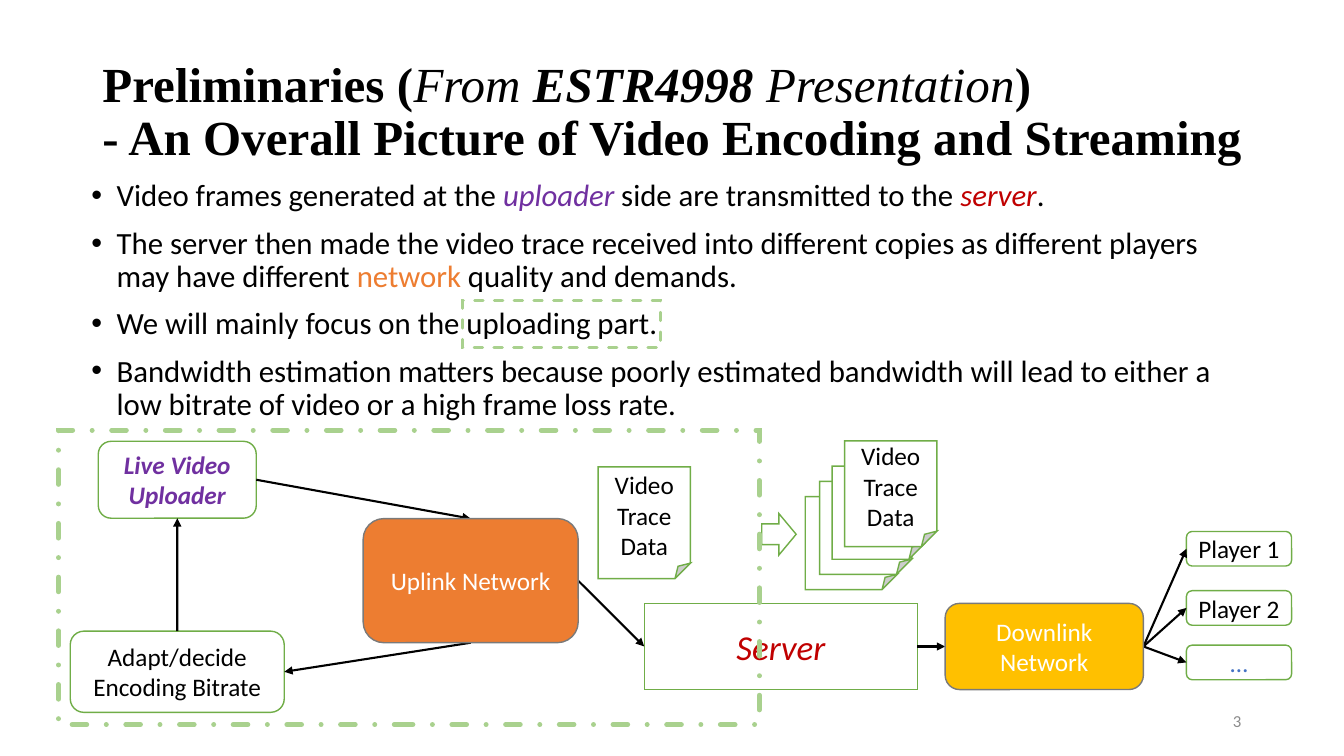
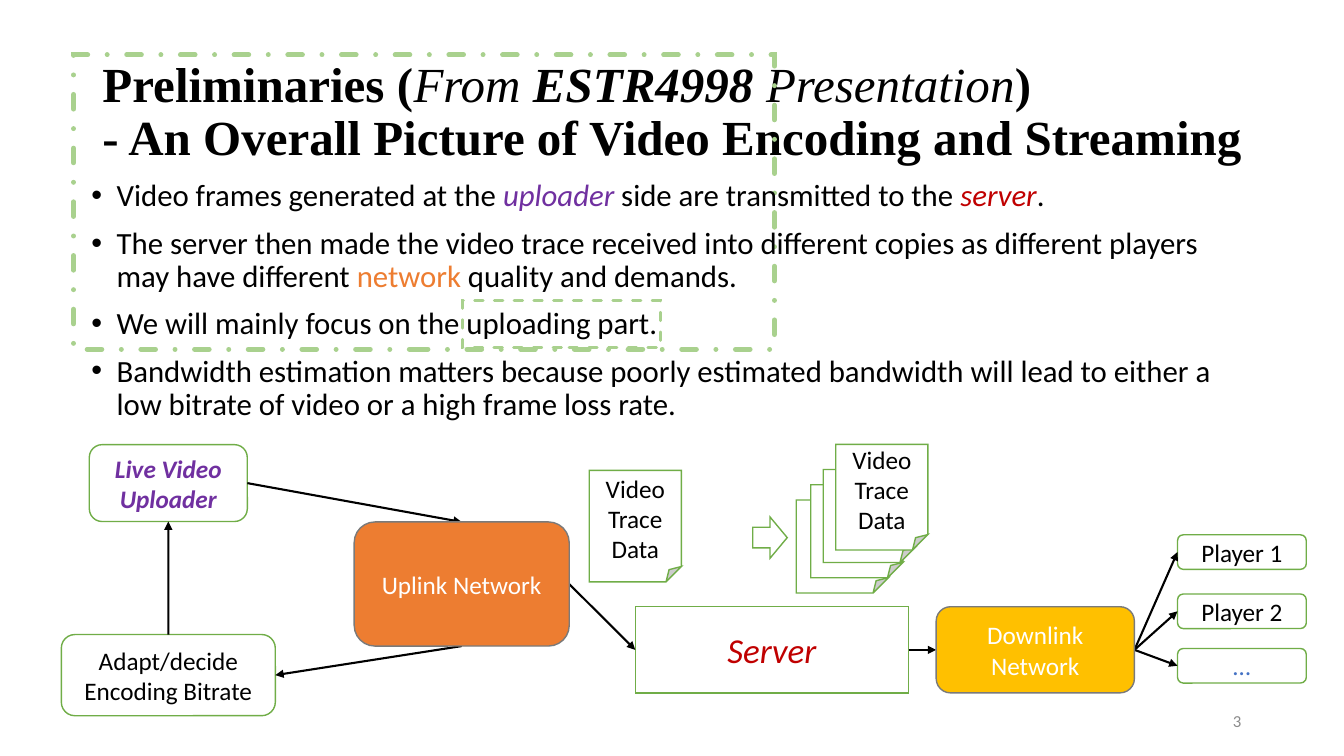
Before and after one commit to williamzheng0711/online-cdf-streaming, a slide deck: slide 3 of ESTR4999_Notes/ESTR4999_Presentation.pptx. Drawn at 1344x756 pixels with LibreOffice and Linux fonts; fonts in the diff are those of the drawing. Boxes give left, top, right and bottom in pixels: in the first picture for what was removed or moved away, otherwise in the second. Text is boxed around its words. In the diff, an @@ line names an element or a change of style, - is before the commit and + after.

```diff
--- a/ESTR4999_Notes/ESTR4999_Presentation.pptx
+++ b/ESTR4999_Notes/ESTR4999_Presentation.pptx
@@ rectangle: place and size @@
-rectangle at box(58, 431, 759, 725)
+rectangle at box(74, 54, 774, 349)
@@ rounded rectangle "Player 1": place and size @@
-rounded rectangle "Player 1" at box(1187, 531, 1292, 566)
+rounded rectangle "Player 1" at box(1178, 535, 1307, 570)
@@ rounded rectangle "Player 2": place and size @@
-rounded rectangle "Player 2" at box(1187, 591, 1292, 625)
+rounded rectangle "Player 2" at box(1178, 594, 1307, 628)
@@ 8 arrows, 5 folded corners, 4 rounded rectangles, 1 rectangle, 1 right arrow: place and size @@
-8 arrows, 5 folded corners, 4 rounded rectangles, 1 rectangle, 1 right arrow at box(71, 441, 1187, 713)
+8 arrows, 5 folded corners, 4 rounded rectangles, 1 rectangle, 1 right arrow at box(62, 445, 1178, 717)
@@ rounded rectangle "…": place and size @@
-rounded rectangle "…" at box(1187, 645, 1292, 680)
+rounded rectangle "…" at box(1178, 648, 1307, 683)
```
Also in this commit, not shown: 4 other files.
